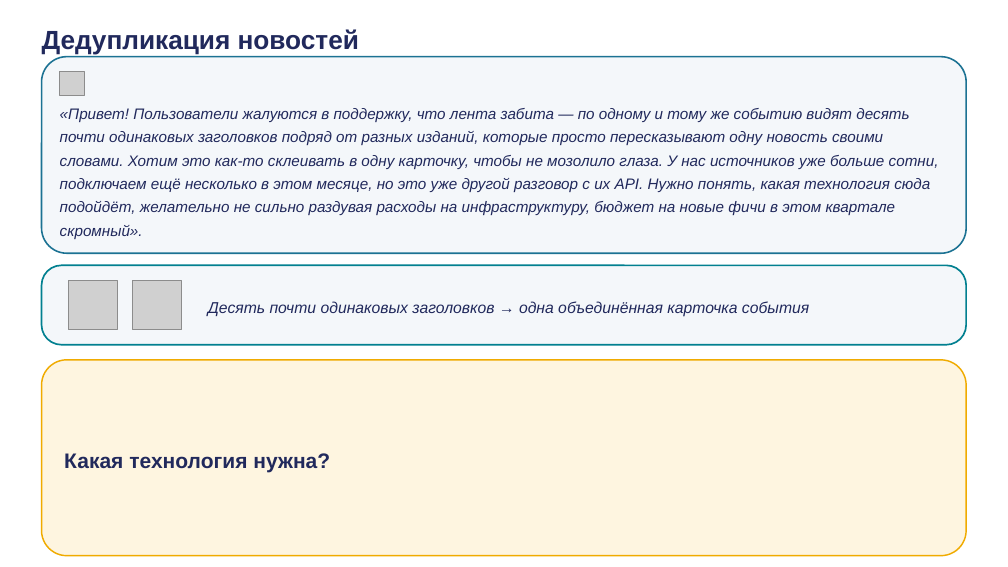
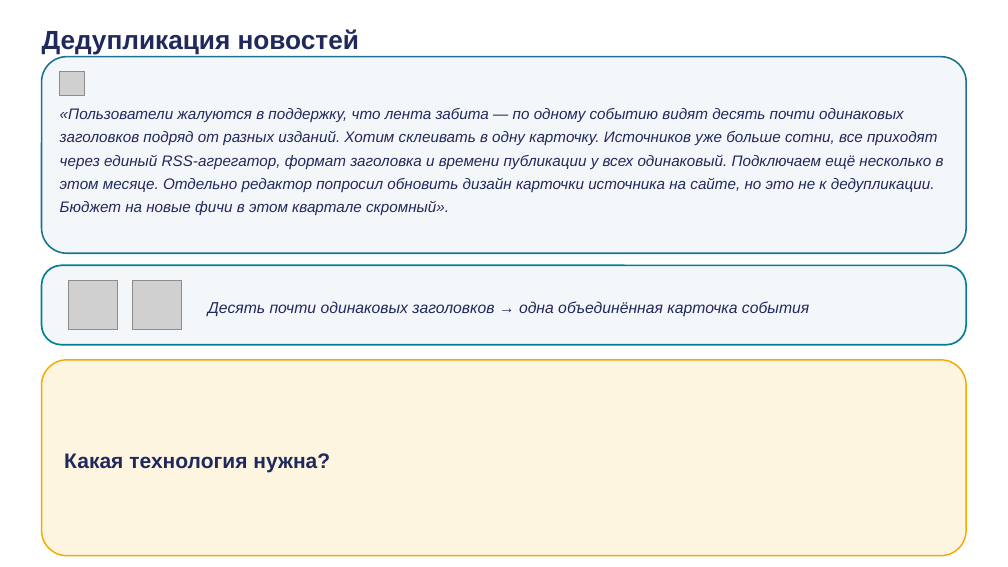
Before and after one commit to tellina-study/AI-usage-lessons, a slide deck: slide 40 of library/seminars/sem-02/rendered/sem-02.pptx. Drawn at 1008x567 pixels with LibreOffice and Linux fonts; fonts in the diff are those of the drawing; grey boxes stand for pictures. Boxes give left, top, right and bottom in pixels: in the first picture for what was removed or moved away, otherwise in the second. Text is boxed around its words. In the diff, an @@ line names an element or a change of style, - is before the commit and + after.

```diff
--- a/library/seminars/sem-02/rendered/sem-02.pptx
+++ b/library/seminars/sem-02/rendered/sem-02.pptx
@@ text at bbox=[60, 108, 944, 215]: text changed @@
-«Привет! Пользователи жалуются в поддержку, что лента забита — по одному и тому же событию видят десять почти одинаковых заголовков подряд от разных изданий, которые просто пересказывают одну новость своими словами. Хотим это как-то склеивать в одну карточку, чтобы не мозолило глаза. У нас источников уже больше сотни, подключаем ещё несколько в этом месяце, но это уже другой разговор с их API. Нужно понять, какая технология сюда подойдёт, желательно не сильно раздувая расходы на инфраструктуру, бюджет на новые фичи в этом квартале скромный».
+«Пользователи жалуются в поддержку, что лента забита — по одному событию видят десять почти одинаковых заголовков подряд от разных изданий. Хотим склеивать в одну карточку. Источников уже больше сотни, все приходят через единый RSS-агрегатор, формат заголовка и времени публикации у всех одинаковый. Подключаем ещё несколько в этом месяце. Отдельно редактор попросил обновить дизайн карточки источника на сайте, но это не к дедупликации. Бюджет на новые фичи в этом квартале скромный».
```
Also in this commit, not shown: 14 other slides changed, 35 other files.
